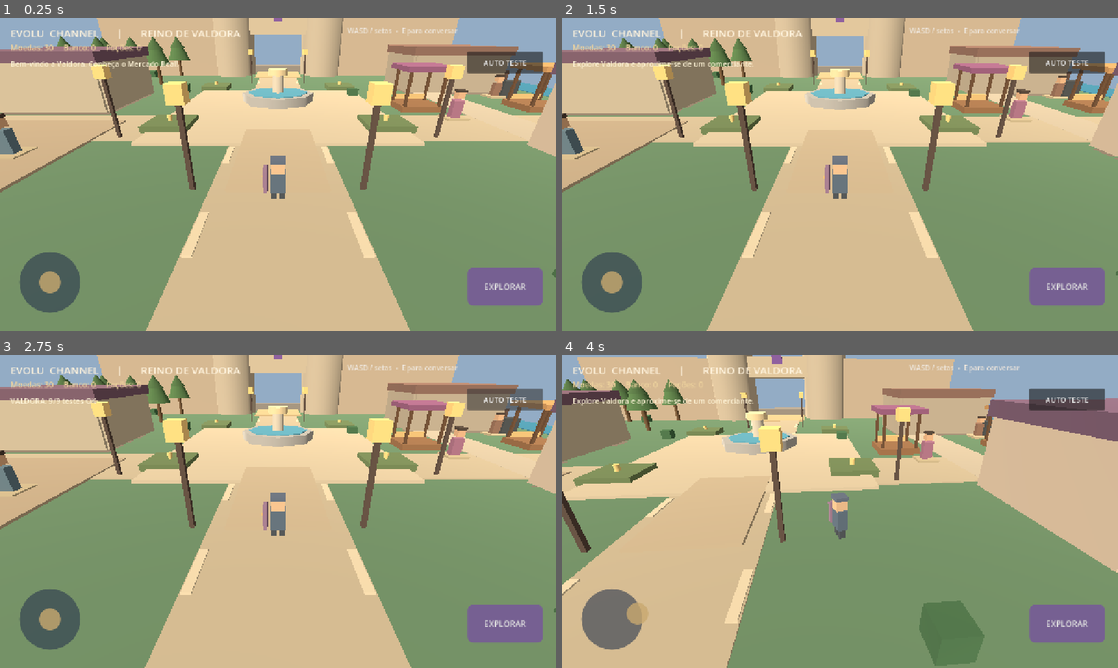
Above: before the commit, frames 1-4 (two rows, left to right).
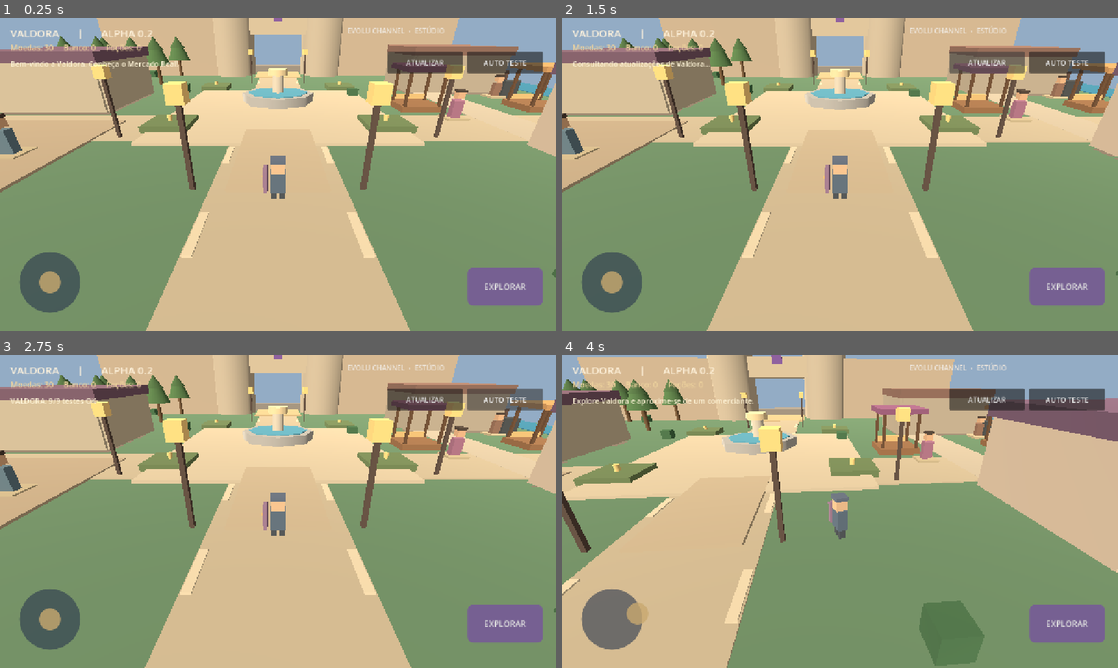
Above: after the commit, the same moments.

Repository: evoluagency/channel
Game: Godot game, scene res://scenes/Main.tscn
The game is run twice, just before and just after one commit, with the same random seed, the same clock (stepped at 60 frames per second) and the same inputs.
Inputs (mouse positions are in pixels of both pictures, inside the frame that each line leads up to):
- Up to frame 1 (0.25 s): no input
- Up to frame 2 (1.5 s): click "EXPLORAR" at 0.5 s; click (984, 61) at 1.25 s, where only the run after the commit has a clickable "ATUALIZAR"
- Up to frame 3 (2.75 s): click "AUTO TESTE" at 2 s
- Up to frame 4 (4 s): tap Enter at 2.75 s; move the mouse to (962, 495) at 2.77 s; hold D (channel_right) 2.78-3.5 s; tap E (channel_interact) at 2.85 s; click (962, 495) at 2.92 s; drag from (728, 527) to (812, 574) at 3.52 s

The runs differ from the first frame. In frame 1, 1.6% of the frame differs, in the area x 1-84%, y 2-18%; in frame 2, 1.8%; in frame 3, 1.6%; in frame 4, 1.5%.

Commit message:
feat(valdora): identidade propria e atualizador JSON offline-first alpha 0.2

Diff:
--- a/game/project.godot
+++ b/game/project.godot
@@ -1,10 +1,10 @@
-; EVOLU Channel / Valdora - primeira fatia vertical independente
+; Valdora (por EVOLU Channel) — nome interno legado preservado para manter user://
 config_version=5
 
 [application]
 config/name="EVOLU Channel — Valdora"
 run/main_scene="res://scenes/Main.tscn"
-config/description="Prototipo independente de RPG 3D medieval para Android"
+config/description="Valdora: RPG 3D medieval independente. Desenvolvido por EVOLU Channel."
 config/features=PackedStringArray("4.7", "GL Compatibility")
 
 [display]
--- /dev/null
+++ b/game/scripts/content_updater.gd
@@ -0,0 +1,191 @@
+extends Node
+## Valdora Alpha 0.2 — atualizador de conteúdo exclusivamente declarativo.
+## Nenhum script, APK, executável ou pacote PCK é baixado nesta fase.
+## HTTPS obrigatório; somente um domínio e caminho fixos; SHA-256 conferido.
+
+signal status_changed(message: String)
+signal content_changed(payload: Dictionary)
+
+const MANIFEST_URL := "https://channel.evolu.ink/updates/manifest.json"
+const CONTENT_PREFIX := "https://channel.evolu.ink/updates/content/"
+const CLIENT_VERSION := "0.2.0"
+const STATE_PATH := "user://valdora_content_state.json"
+const MAX_MANIFEST_BYTES := 32768
+const MAX_CONTENT_BYTES := 262144
+const ALLOWED_KEYS := ["welcome", "merchant", "bank", "blacksmith", "guard"]
+
+var installed_version: int = 0
+var current_texts: Dictionary = {}
+var pending_manifest: Dictionary = {}
+var pending_hash: String = ""
+var checking: bool = false
+var manifest_http: HTTPRequest
+var content_http: HTTPRequest
+
+func _ready() -> void:
+    manifest_http = HTTPRequest.new()
+    manifest_http.timeout = 12.0
+    manifest_http.max_redirects = 0
+    manifest_http.body_size_limit = MAX_MANIFEST_BYTES
+    add_child(manifest_http)
+    manifest_http.request_completed.connect(_on_manifest_completed)
+
+    content_http = HTTPRequest.new()
+    content_http.timeout = 20.0
+    content_http.max_redirects = 0
+    content_http.body_size_limit = MAX_CONTENT_BYTES
+    add_child(content_http)
+    content_http.request_completed.connect(_on_content_completed)
+    _load_cached_content()
+
+func check_for_updates() -> void:
+    if checking:
+        status_changed.emit("Verificação já em andamento")
+        return
+    checking = true
+    var error := manifest_http.request(MANIFEST_URL, PackedStringArray(["Accept: application/json", "Cache-Control: no-cache"]))
+    if error != OK:
+        _finish("Sem conexão com o serviço de atualizações; jogo offline disponível")
+
+func text_for(key: String, fallback: String) -> String:
+    if current_texts.has(key):
+        return str(current_texts[key])
+    return fallback
+
+func _finish(message: String) -> void:
+    checking = false
+    status_changed.emit(message)
+
+func _on_manifest_completed(result: int, response_code: int, _headers: PackedStringArray, body: PackedByteArray) -> void:
+    if result != HTTPRequest.RESULT_SUCCESS or response_code != 200:
+        _finish("Sem acesso às atualizações; conteúdo local preservado")
+        return
+    if body.size() == 0 or body.size() > MAX_MANIFEST_BYTES:
+        _finish("Manifesto de atualização inválido")
+        return
+    var parsed = JSON.parse_string(body.get_string_from_utf8())
+    if typeof(parsed) != TYPE_DICTIONARY:
+        _finish("Manifesto não é um objeto JSON")
+        return
+    var manifest: Dictionary = parsed
+    if manifest.get("schema_version") != 1 or manifest.get("game") != "Valdora" or manifest.get("channel") != "alpha":
+        _finish("Manifesto não pertence a Valdora Alpha")
+        return
+    if str(manifest.get("required_client_version", "")) != CLIENT_VERSION:
+        _finish("Há uma versão nova do aplicativo; atualização APK necessária")
+        return
+    var latest := int(manifest.get("content_version", -1))
+    if latest < 0:
+        _finish("Número de versão do conteúdo inválido")
+        return
+    if latest <= installed_version:
+        _finish("Valdora: conteúdo atualizado (v%d)" % installed_version)
+        return
+    var content = manifest.get("content", null)
+    if typeof(content) != TYPE_DICTIONARY:
+        _finish("Conteúdo do manifesto inválido")
+        return
+    var url := str(content.get("url", ""))
+    var hash_hex := str(content.get("sha256", "")).to_lower()
+    if not url.begins_with(CONTENT_PREFIX) or not url.ends_with(".json") or url.contains("..") or url.contains("\\") or url.contains("?") or url.contains("#"):
+        _finish("Origem do conteúdo não autorizada")
+        return
+    if not _is_sha256(hash_hex):
+        _finish("Assinatura de integridade ausente")
+        return
+    pending_manifest = manifest
+    pending_hash = hash_hex
+    var error := content_http.request(url, PackedStringArray(["Accept: application/json"]))
+    if error != OK:
+        _finish("Download não iniciado; conteúdo local preservado")
+
+func _on_content_completed(result: int, response_code: int, _headers: PackedStringArray, body: PackedByteArray) -> void:
+    if result != HTTPRequest.RESULT_SUCCESS or response_code != 200:
+        _finish("Falha no download; conteúdo local preservado")
+        return
+    if body.size() == 0 or body.size() > MAX_CONTENT_BYTES or _sha256(body) != pending_hash:
+        _finish("Arquivo não passou na verificação SHA-256")
+        return
+    var data = JSON.parse_string(body.get_string_from_utf8())
+    if typeof(data) != TYPE_DICTIONARY:
+        _finish("Pacote de conteúdo inválido")
+        return
+    var target_version := int(pending_manifest.get("content_version", -1))
+    var payload: Dictionary = data
+    if not _valid_payload(payload, target_version):
+        _finish("Dados fora do contrato de conteúdo")
+        return
+    var path := _version_path(target_version)
+    var file := FileAccess.open(path, FileAccess.WRITE)
+    if file == null:
+        _finish("Sem permissão de gravação local; progresso preservado")
+        return
+    file.store_buffer(body)
+    file.close()
+    if _sha256(FileAccess.get_file_as_bytes(path)) != pending_hash:
+        _finish("Falha ao conferir arquivo salvo")
+        return
+    var state_file := FileAccess.open(STATE_PATH, FileAccess.WRITE)
+    if state_file == null:
+        _finish("Falha ao salvar versão do conteúdo")
+        return
+    state_file.store_string(JSON.stringify({"version": target_version, "sha256": pending_hash}))
+    state_file.close()
+    installed_version = target_version
+    current_texts = payload["strings"]
+    content_changed.emit(payload)
+    _finish("Valdora: conteúdo v%d instalado automaticamente" % target_version)
+
+func _load_cached_content() -> void:
+    if not FileAccess.file_exists(STATE_PATH):
+        return
+    var state = JSON.parse_string(FileAccess.get_file_as_string(STATE_PATH))
+    if typeof(state) != TYPE_DICTIONARY:
+        return
+    var version := int(state.get("version", -1))
+    var expected_hash := str(state.get("sha256", "")).to_lower()
+    if version < 1 or not _is_sha256(expected_hash):
+        return
+    var path := _version_path(version)
+    if not FileAccess.file_exists(path):
+        return
+    var body := FileAccess.get_file_as_bytes(path)
+    if body.is_empty() or body.size() > MAX_CONTENT_BYTES or _sha256(body) != expected_hash:
+        return
+    var data = JSON.parse_string(body.get_string_from_utf8())
+    if typeof(data) != TYPE_DICTIONARY:
+        return
+    var payload: Dictionary = data
+    if _valid_payload(payload, version):
+        installed_version = version
+        current_texts = payload["strings"]
+
+func _valid_payload(payload: Dictionary, expected_version: int) -> bool:
+    if payload.get("schema_version") != 1 or payload.get("content_version") != expected_version:
+        return false
+    var texts = payload.get("strings", null)
+    if typeof(texts) != TYPE_DICTIONARY:
+        return false
+    for key in texts.keys():
+        if not ALLOWED_KEYS.has(str(key)) or typeof(texts[key]) != TYPE_STRING or str(texts[key]).length() > 300:
+            return false
+    return true
+
+func _version_path(version: int) -> String:
+    return "user://valdora_content_v%d.json" % version
+
+func _is_sha256(value: String) -> bool:
+    if value.length() != 64:
+        return false
+    for letter in value:
+        if not "0123456789abcdef".contains(letter):
+            return false
+    return true
+
+func _sha256(bytes: PackedByteArray) -> String:
+    var context := HashingContext.new()
+    if context.start(HashingContext.HASH_SHA256) != OK:
+        return ""
+    if context.update(bytes) != OK:
+        return ""
+    return context.finish().hex_encode()
--- a/game/scripts/main.gd
+++ b/game/scripts/main.gd
@@ -1,8 +1,10 @@
 extends Node3D
-## EVOLU Channel — Valdora, primeira fatia vertical.
+## Valdora — RPG 3D, produzido pelo estudio EVOLU Channel.
 ## Protótipo com geometria 3D original, sem Minecraft e sem rede.
 
 const SAVE_PATH := "user://channel_save.json"
+# Preserva salvamentos e a identidade Android da Alpha ja instalada.
+const CONTENT_UPDATER := preload("res://scripts/content_updater.gd")
 # Habilitado explicitamente apenas na Alpha; desativar antes de publicar uma versao final.
 const ALPHA_DIAGNOSTICS_ENABLED := true
 const INITIAL_GOLD := 30
@@ -28,6 +30,7 @@
 var game_paused_for_dialogue := false
 var npcs: Array[Dictionary] = []
 var clock: float = 0.0
+var updater: Node
 
 func _ready() -> void:
     _setup_input()
@@ -39,6 +42,35 @@
     _build_ui()
     _update_hud()
     _notify("Bem-vindo a Valdora. Conheça o Mercado Real!")
+    _setup_content_updates()
+
+
+func _setup_content_updates() -> void:
+    updater = CONTENT_UPDATER.new()
+    add_child(updater)
+    updater.connect("status_changed", Callable(self, "_on_update_status"))
+    updater.connect("content_changed", Callable(self, "_on_content_changed"))
+    updater.call("check_for_updates")
+
+func _manual_check_updates() -> void:
+    if updater == null:
+        _notify("Atualizador ainda não foi iniciado")
+        return
+    _notify("Consultando atualizações de Valdora...")
+    updater.call("check_for_updates")
+
+func _on_update_status(message: String) -> void:
+    print("[VALDORA_UPDATE] ", message)
+    if message.begins_with("Valdora: ") or message.begins_with("Há uma versão nova"):
+        _notify(message)
+
+func _on_content_changed(_payload: Dictionary) -> void:
+    print("[VALDORA_UPDATE] Novo conteúdo disponível neste aparelho")
+
+func _content_text(key: String, fallback: String) -> String:
+    if updater != null:
+        return str(updater.call("text_for", key, fallback))
+    return fallback
 
 func _setup_input() -> void:
     var mapping := {
@@ -337,7 +369,7 @@
 
     var brand := Label.new()
     brand.name = "Marca"
-    brand.text = "EVOLU  CHANNEL       |       REINO DE VALDORA"
+    brand.text = "VALDORA       |       ALPHA 0.2"
     brand.position = Vector2(24, 18)
     brand.add_theme_font_size_override("font_size", 24)
     brand.add_theme_color_override("font_color", Color("#fff3dd"))
@@ -387,7 +419,7 @@
 
     var help := Label.new()
     help.position = Vector2(viewport_size.x - 480, 18)
-    help.text = "WASD / setas  •  E para conversar"
+    help.text = "EVOLU CHANNEL  •  ESTÚDIO"
     help.add_theme_font_size_override("font_size", 16)
     help.add_theme_color_override("font_color", Color("#eee6dc"))
     layer.add_child(help)
@@ -403,6 +435,15 @@
         diagnostic_button.add_theme_font_size_override("font_size", 17)
         diagnostic_button.pressed.connect(_run_diagnostics)
         layer.add_child(diagnostic_button)
+
+    var updates_button := Button.new()
+    updates_button.name = "Verificar atualizacoes"
+    updates_button.text = "ATUALIZAR"
+    updates_button.position = Vector2(viewport_size.x - 388, 78)
+    updates_button.size = Vector2(173, 49)
+    updates_button.add_theme_font_size_override("font_size", 16)
+    updates_button.pressed.connect(_manual_check_updates)
+    layer.add_child(updates_button)
 
     dialogue_layer = PanelContainer.new()
     dialogue_layer.name = "Dialogo"
@@ -495,18 +536,18 @@
         return
     match npc["kind"]:
         "merchant":
-            _dialogue(npc["label"], "Bem-vindo ao Mercado Real. Uma poção custa 10 moedas.", [
+            _dialogue(npc["label"], _content_text("merchant", "Bem-vindo ao Mercado Real. Uma poção custa 10 moedas."), [
                 {"name":"Comprar poção · 10 moedas", "code":"buy_potion"},
                 {"name":"Voltar", "code":"close"}])
         "bank":
-            _dialogue(npc["label"], "O banco guarda suas moedas. Depósito e saque: 5 moedas por operação.", [
+            _dialogue(npc["label"], _content_text("bank", "O banco guarda suas moedas. Depósito e saque: 5 moedas por operação."), [
                 {"name":"Depositar 5 moedas", "code":"deposit"},
                 {"name":"Sacar 5 moedas", "code":"withdraw"},
                 {"name":"Voltar", "code":"close"}])
         "blacksmith":
-            _dialogue(npc["label"], "As forjas de Valdora estão abertas. Equipamentos especiais chegarão em versões futuras.", [{"name":"Entendido", "code":"close"}])
+            _dialogue(npc["label"], _content_text("blacksmith", "As forjas de Valdora estão abertas. Equipamentos especiais chegarão em versões futuras."), [{"name":"Entendido", "code":"close"}])
         "guard":
-            _dialogue(npc["label"], "Bem-vindo, aventureiro. A Guilda ainda prepara as primeiras expedições.", [{"name":"Entendido", "code":"close"}])
+            _dialogue(npc["label"], _content_text("guard", "Bem-vindo, aventureiro. A Guilda ainda prepara as primeiras expedições."), [{"name":"Entendido", "code":"close"}])
 
 func _dialogue(title: String, description: String, choices: Array) -> void:
     for child in dialogue_layer.get_children():
--- /dev/null
+++ b/game/site_updates/content/valdora-1.json
@@ -0,0 +1 @@
+{"content_version":1,"schema_version":1,"strings":{"bank":"Banco Real: depósitos e saques de 5 moedas por operação.","blacksmith":"A ferraria de Valdora está aberta. Novos equipamentos serão anunciados aqui.","guard":"A Guilda de Valdora prepara suas primeiras expedições.","merchant":"Mercado Real de Valdora: uma poção custa 10 moedas.","welcome":"Bem-vindo ao reino de Valdora! Siga para o Mercado Real."}}
Not shown, changed: game/export_presets.cfg
Not shown, added: game/site_updates/manifest.json
Not shown, added: game/docs/ATUALIZACOES_E_DOIS_TESTADORES.md
Not shown, changed: game/docs/EXPORTAR_ANDROID.md
Not shown, changed: game/docs/TESTE_ANDROID.md
